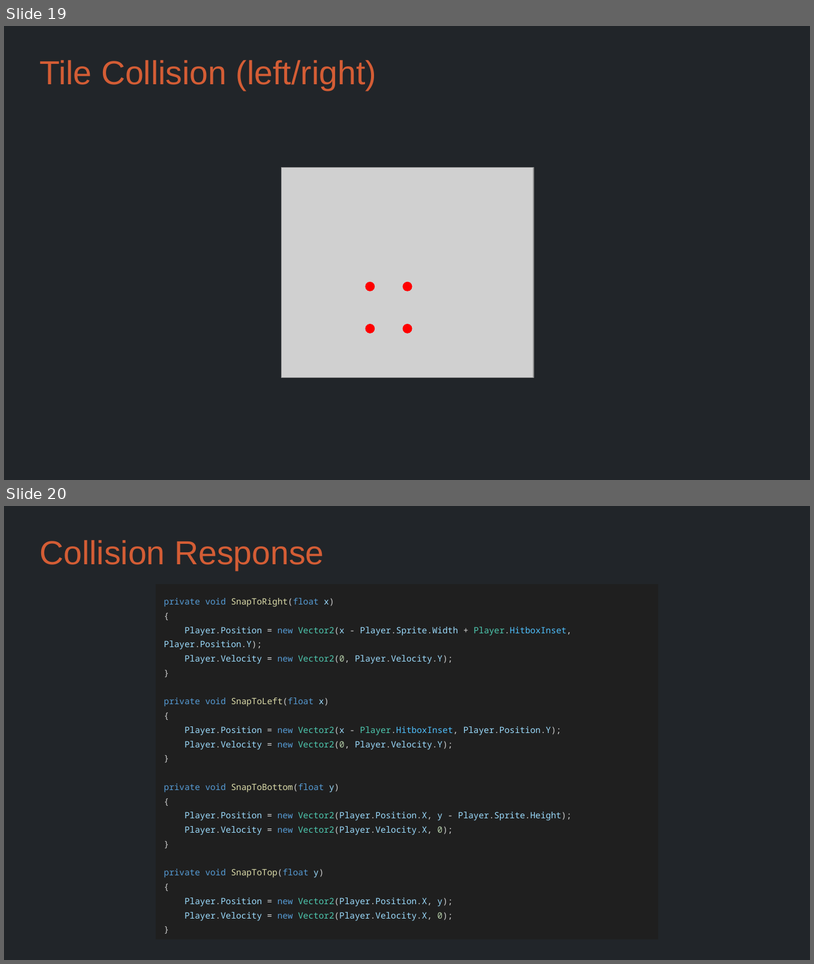
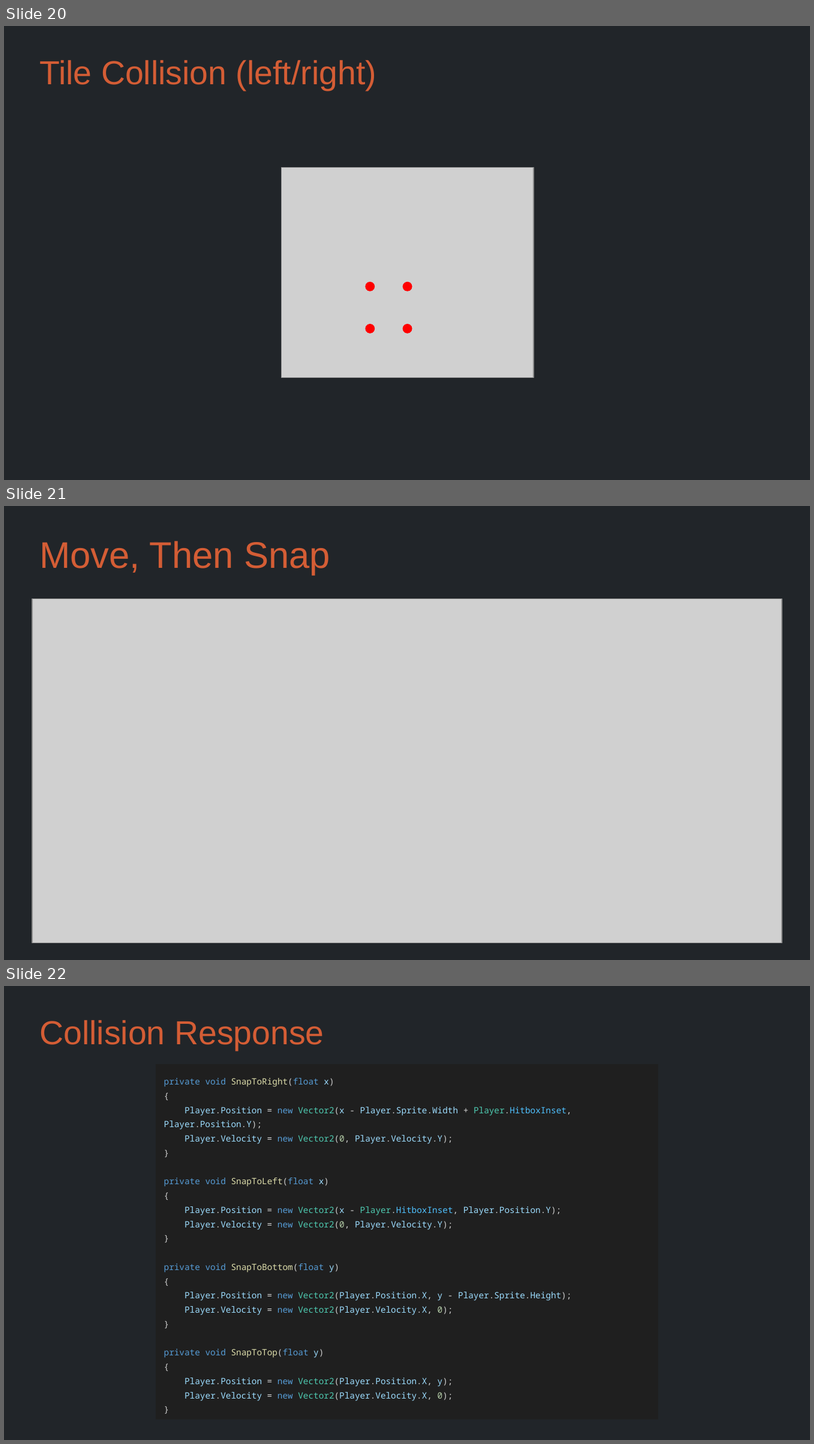
Before and after one commit to Metamate/gar, a slide deck: slides/06 Super Mario Bros.pptx. Shown one above the other, each under a label of ours: slides 19 and 20 before the commit, slides 20, 21 and 22 after it. The pictures are 814x964 and 814x1444 pixels, drawn with LibreOffice and Linux fonts; fonts in the diff are those of the drawing; grey boxes stand for pictures. Boxes give left, top, right and bottom in pixels: in the first picture for what was removed or moved away, otherwise in the second. Text is boxed around its words. In the diff, an @@ line names an element or a change of style, - is before the commit and + after.

```diff
--- a/slides/06 Super Mario Bros.pptx
+++ b/slides/06 Super Mario Bros.pptx
@@ slide 21 added at (x1=4, y1=506, x2=810, y2=960), background #212529 @@
@@ title added at (x1=39, y1=541, x2=330, y2=575), 33 pt, text #D45D35 @@
+Move, Then Snap
@@ picture added at (x1=32, y1=599, x2=782, y2=942) @@
@@ what was slide 19 is now slide 20 @@
@@ what was slide 20 is now slide 22 @@
```
Also in this commit, not shown: 3 slides changed, 1 other slide added, 11 other files.
